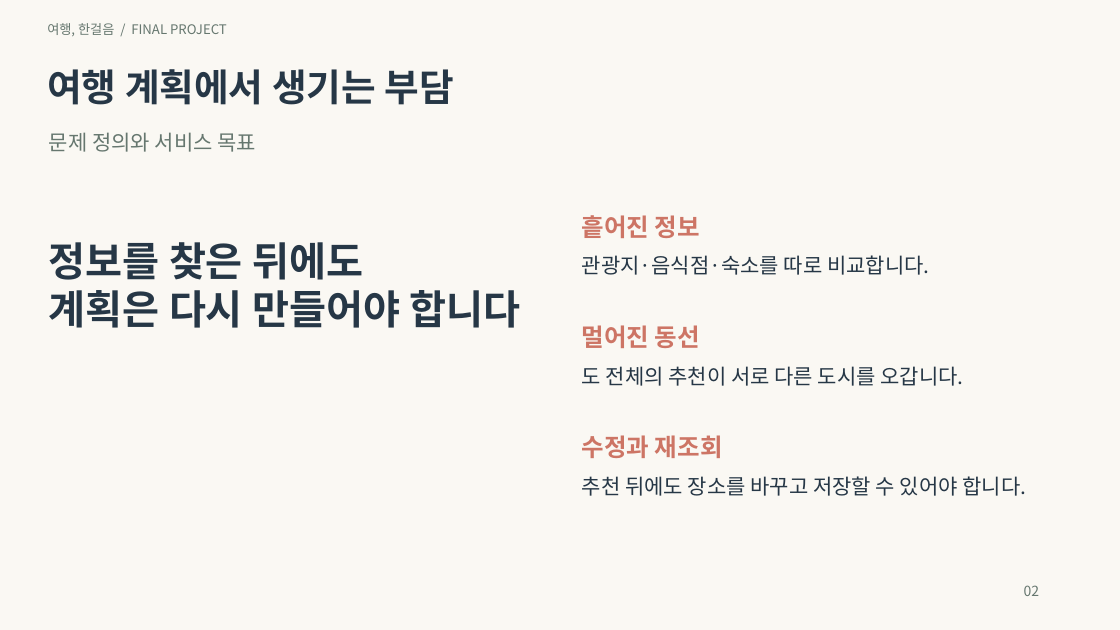
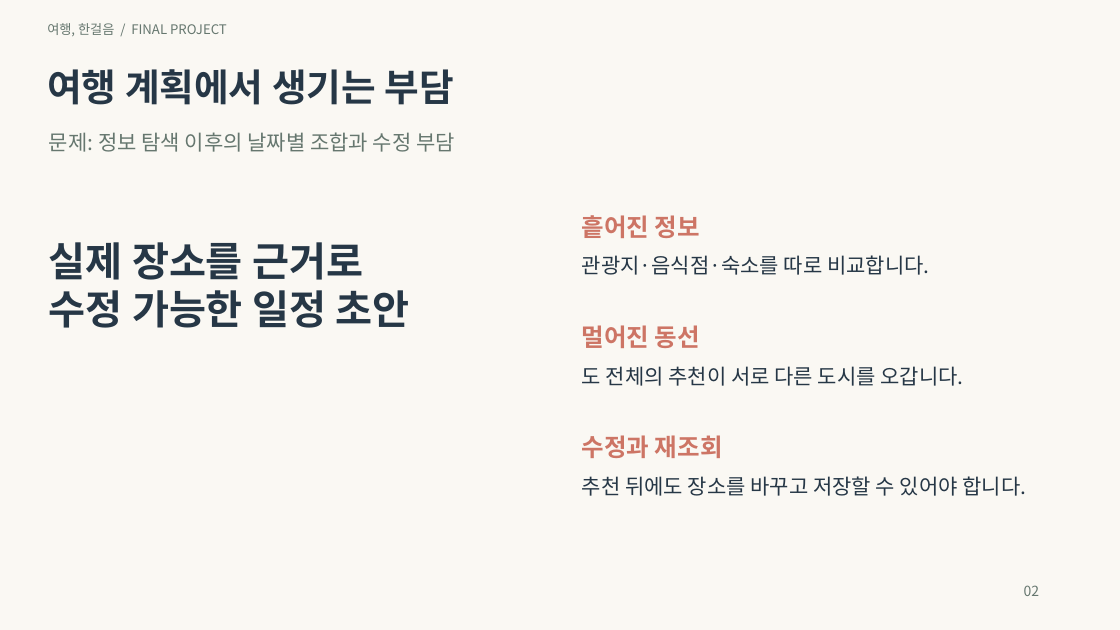
Before and after one commit to inyoung7-lab/AI-Travel-Planner, a slide deck: slide 2 of deliverables/final-project-20261025/04_프로젝트_기획발표.pptx. Drawn at 1120x630 pixels with LibreOffice and Linux fonts; fonts in the diff are those of the drawing. Boxes give left, top, right and bottom in pixels: in the first picture for what was removed or moved away, otherwise in the second. Text is boxed around its words. In the diff, an @@ line names an element or a change of style, - is before the commit and + after.

```diff
--- a/deliverables/final-project-20261025/04_프로젝트_기획발표.pptx
+++ b/deliverables/final-project-20261025/04_프로젝트_기획발표.pptx
@@ text at (49, 132, 455, 152): text changed @@
-문제 정의와 서비스 목표
+문제: 정보 탐색 이후의 날짜별 조합과 수정 부담
@@ text at (49, 242, 409, 328): text changed @@
-정보를 찾은 뒤에도
-계획은 다시 만들어야 합니다
+실제 장소를 근거로
+수정 가능한 일정 초안
```
Also in this commit, not shown: 14 other slides changed, 1 slide added, 1 slide removed, 6 other files.
